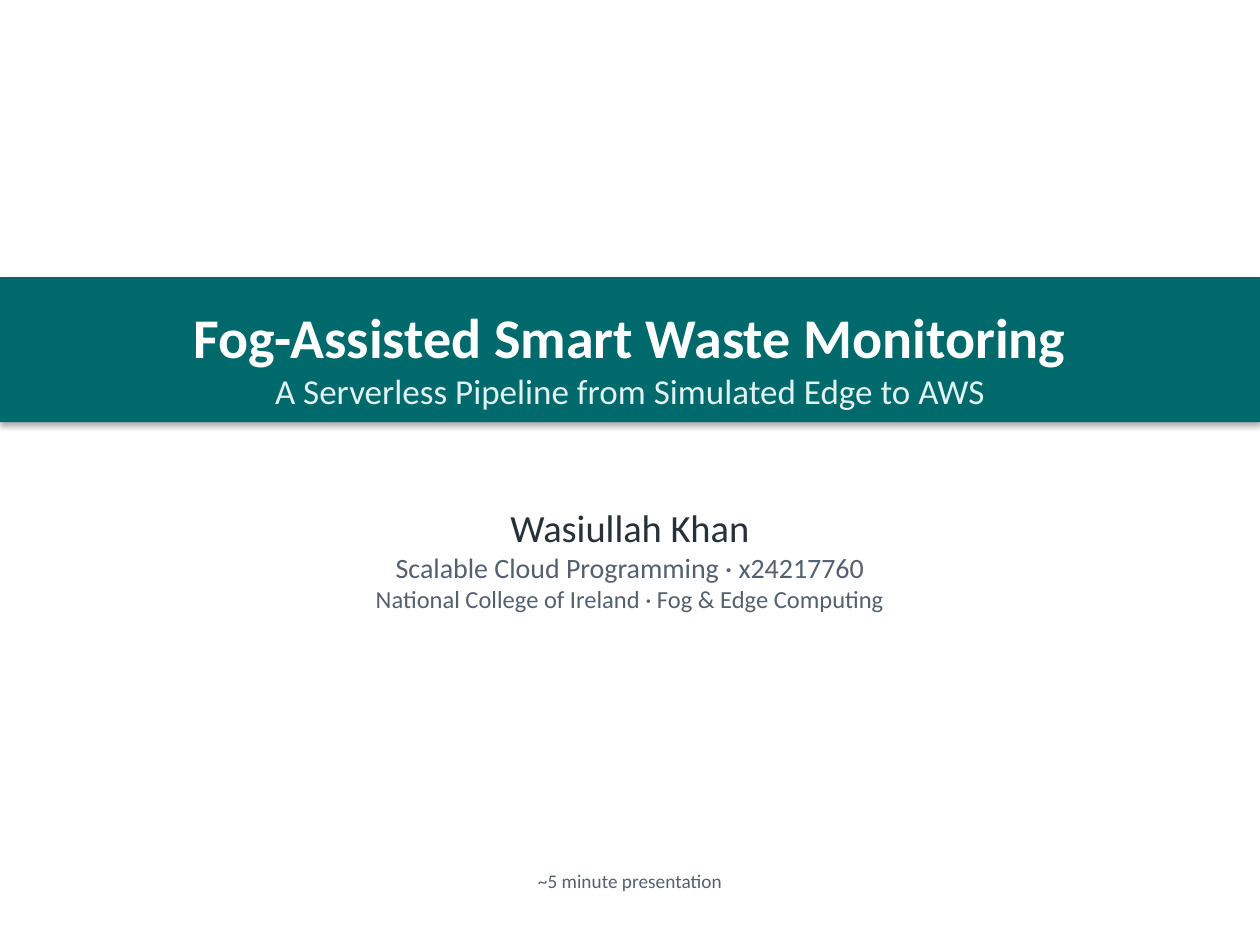
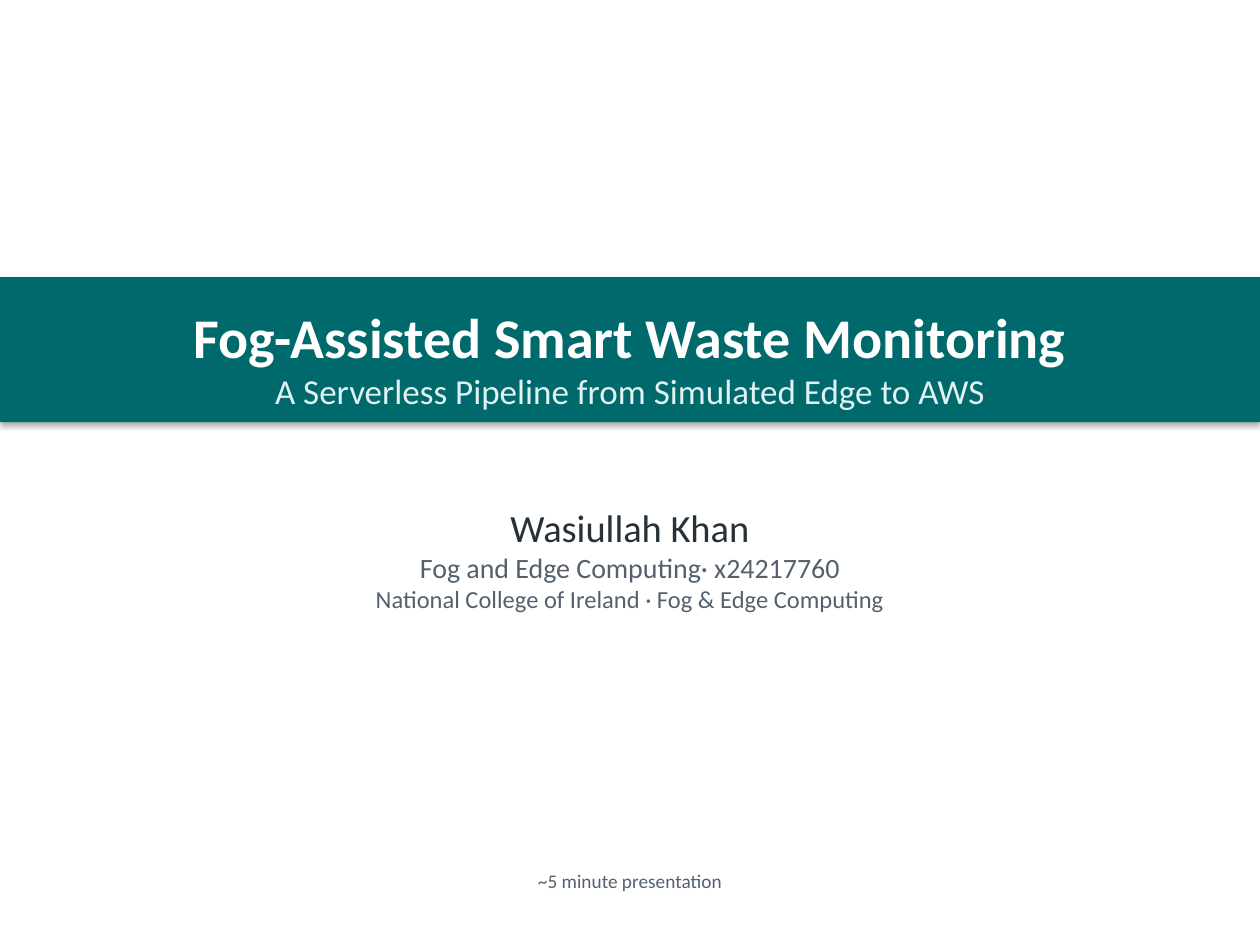
Before and after one commit to Wasiullah26/Smart-waste-bin, a slide deck: slide 1 of docs/FogEdge_5min_Presentation.pptx. Drawn at 1260x945 pixels with LibreOffice and Linux fonts; fonts in the diff are those of the drawing. Boxes give left, top, right and bottom in pixels: in the first picture for what was removed or moved away, otherwise in the second. Text is boxed around its words. In the diff, an @@ line names an element or a change of style, - is before the commit and + after.

```diff
--- a/docs/FogEdge_5min_Presentation.pptx
+++ b/docs/FogEdge_5min_Presentation.pptx
@@ text at (x1=420, y1=558, x2=839, y2=583): text changed @@
-Scalable Cloud Programming · x24217760
+Fog and Edge Computing· x24217760
```
Also in this commit, not shown: 2 other slides changed, 1 slide added.
